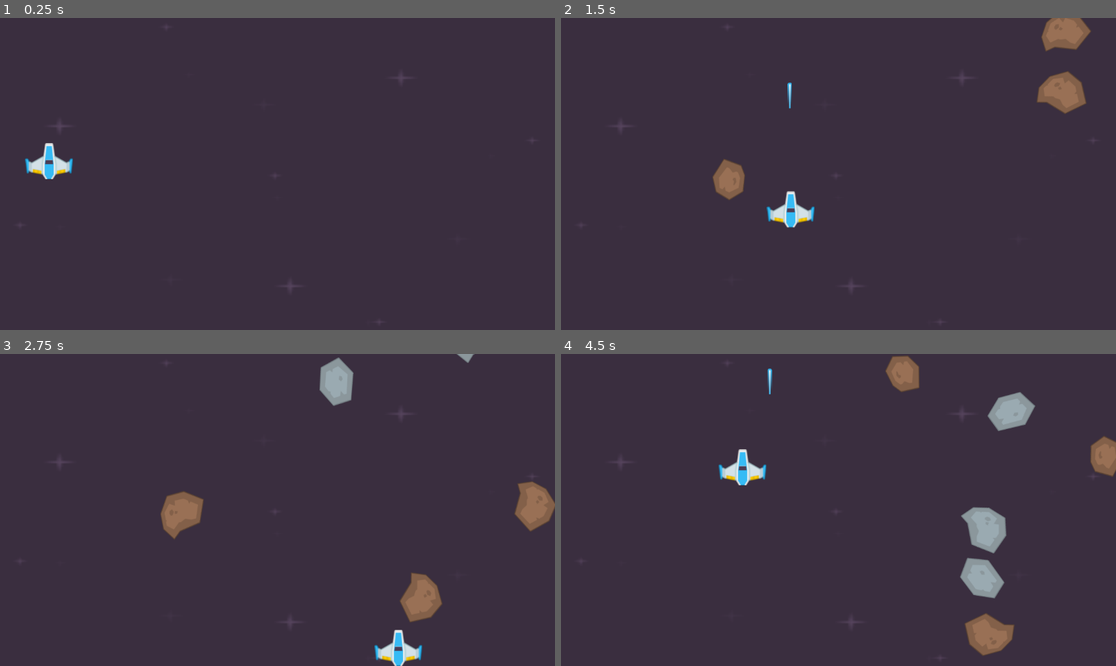
Above: before the commit, frames 1-4 (two rows, left to right).
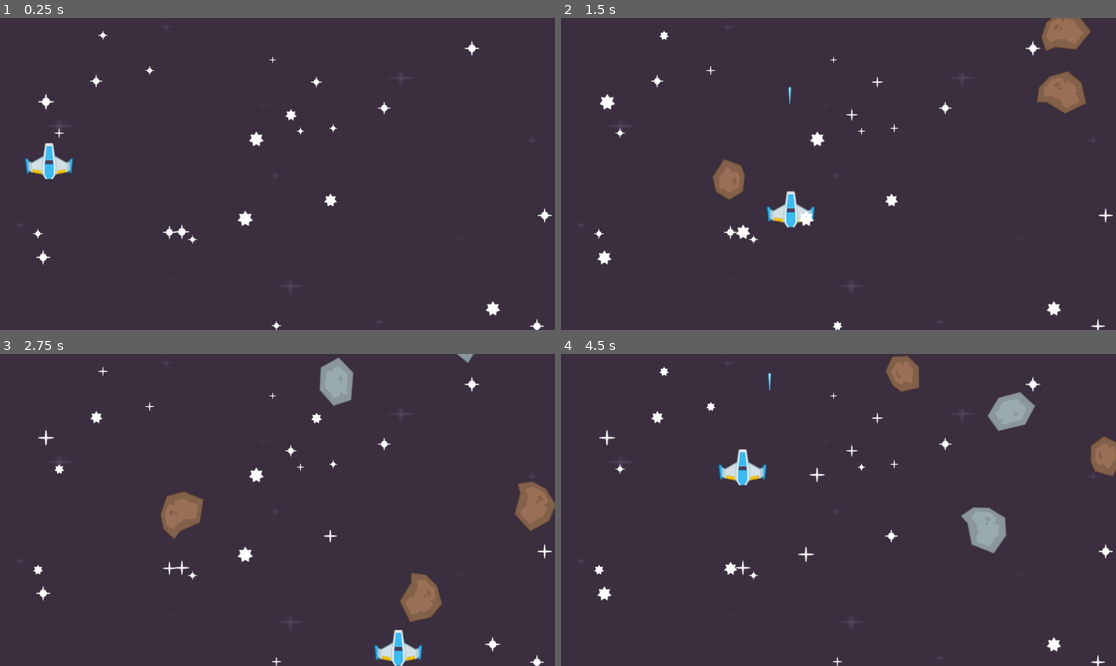
Above: after the commit, the same moments.

Repository: Finnlomm/ErstesGodotProjekt
Game: Godot game, scene res://scenes/level.tscn
Same seed, same stepped clock (60 frames per second), same inputs: the game is played once before the commit and once after it.
Inputs:
- Up to frame 1 (0.25 s): no input
- Up to frame 2 (1.5 s): hold D (Move_right) 0.53-1.28 s; tap Space (Shoot) at 0.6, 1.35 s; hold S (Move_down) from 1.28 s (still down)
- Up to frame 3 (2.75 s): release S (Move_down) at 2.03 s; hold D (Move_right) from 2.03 s (still down); tap Space (Shoot) at 2.1 s
- Up to frame 4 (4.5 s): release D (Move_right) at 2.78 s; hold W (Move_up) 2.78-3.53 s; tap Space (Shoot) at 2.85, 3.6, 4.35 s; hold A (Move_left) from 3.53 s (still down)

The runs differ from the first frame. In frame 1, 0.9% of the frame differs, in the area x 5-100%, y 4-100%; in frame 2, 1.0%; in frame 3, 0.8%; in frame 4, 2.4%, in the area x 6-100%, y 4-100%.

Commit message:
Sterne hinzugefügt und Laseranimation

Diff:
--- a/scenes/laser.gd
+++ b/scenes/laser.gd
@@ -2,6 +2,10 @@
 
 @export var speed = 1000
 
+func _ready():
+	var tween = create_tween()
+	tween.tween_property($Sprite2D, "scale", Vector2(1,1), 0.2).from(Vector2(0,0))
+
 # Called every frame. 'delta' is the elapsed time since the previous frame.
 func _process(delta: float) -> void:
 	position.y -= delta * speed
--- a/scenes/level.gd
+++ b/scenes/level.gd
@@ -7,6 +7,20 @@
 func _ready():
 	pass  # Timer startet automatisch, da 'Autostart' aktiviert ist
 
+	#stars
+	var size := get_viewport().get_visible_rect().size
+	var rng = RandomNumberGenerator.new()
+	for star in $Stars.get_children():
+		var random_x = rng.randi_range(0, int(size.x))
+		var random_y = rng.randi_range(0, int(size.y))
+		star.position = Vector2(random_x, random_y)
+
+		#scale
+		var random_scale = rng.randf_range(0.5,1.5)
+		star.scale = Vector2(random_scale, random_scale)
+
+		#speed
+		star.speed_scale = rng.randf_range(0.6, 2)
 func _on_meteor_timer_timeout() -> void:
 	var meteor = meteor_scene.instantiate()
 	$Meteors.add_child(meteor)
--- a/scenes/level.tscn
+++ b/scenes/level.tscn
@@ -3,6 +3,27 @@
 [ext_resource type="Script" uid="uid://bl7gkqugmrtjo" path="res://scenes/level.gd" id="1_evuum"]
 [ext_resource type="Texture2D" uid="uid://pyyks2hk2fcn" path="res://assets/Backgrounds/darkPurple.png" id="1_ks4kh"]
 [ext_resource type="PackedScene" uid="uid://cex568c6nms1" path="res://scenes/player.tscn" id="2_emnr6"]
+[ext_resource type="PackedScene" uid="uid://dc5n8hw4wsr47" path="res://scenes/stars.tscn" id="4_mx8sn"]
+[ext_resource type="Texture2D" uid="uid://c7ua72y134w2i" path="res://assets/PNG/Effects/star1.png" id="5_b121j"]
+[ext_resource type="Texture2D" uid="uid://t3jf2x28br1v" path="res://assets/PNG/Effects/star2.png" id="6_8c41q"]
+[ext_resource type="Texture2D" uid="uid://cnjkxrkre1bw5" path="res://assets/PNG/Effects/star3.png" id="7_olg7q"]
+
+[sub_resource type="SpriteFrames" id="SpriteFrames_klq6b"]
+animations = [{
+"frames": [{
+"duration": 1.0,
+"texture": ExtResource("5_b121j")
+}, {
+"duration": 1.0,
+"texture": ExtResource("6_8c41q")
+}, {
+"duration": 1.0,
+"texture": ExtResource("7_olg7q")
+}],
+"loop": true,
+"name": &"default",
+"speed": 5.0
+}]
 
 [sub_resource type="RectangleShape2D" id="RectangleShape2D_ybbgn"]
 size = Vector2(60, 647)
@@ -21,6 +42,169 @@
 [node name="Player" parent="." unique_id=1897280640 instance=ExtResource("2_emnr6")]
 position = Vector2(38, 226)
 
+[node name="Stars" parent="." unique_id=1630739650 instance=ExtResource("4_mx8sn")]
+
+[node name="AnimatedSprite2D2" type="AnimatedSprite2D" parent="Stars" unique_id=1649043501]
+position = Vector2(160.375, 56)
+scale = Vector2(0.6100006, 0.7500001)
+sprite_frames = SubResource("SpriteFrames_klq6b")
+autoplay = "default"
+frame_progress = 0.8478659
+
+[node name="AnimatedSprite2D3" type="AnimatedSprite2D" parent="Stars" unique_id=1911084340]
+position = Vector2(160.375, 56)
+scale = Vector2(0.6100006, 0.7500001)
+sprite_frames = SubResource("SpriteFrames_klq6b")
+autoplay = "default"
+frame_progress = 0.23795128
+
+[node name="AnimatedSprite2D4" type="AnimatedSprite2D" parent="Stars" unique_id=569788454]
+position = Vector2(160.375, 56)
+scale = Vector2(0.6100006, 0.7500001)
+sprite_frames = SubResource("SpriteFrames_klq6b")
+autoplay = "default"
+frame_progress = 0.23795128
+
+[node name="AnimatedSprite2D5" type="AnimatedSprite2D" parent="Stars" unique_id=1443357534]
+position = Vector2(160.375, 56)
+scale = Vector2(0.6100006, 0.7500001)
+sprite_frames = SubResource("SpriteFrames_klq6b")
+autoplay = "default"
+frame_progress = 0.23795128
+
+[node name="AnimatedSprite2D6" type="AnimatedSprite2D" parent="Stars" unique_id=1634216481]
+position = Vector2(160.375, 56)
+scale = Vector2(0.6100006, 0.7500001)
+sprite_frames = SubResource("SpriteFrames_klq6b")
+autoplay = "default"
+frame_progress = 0.23795128
+
+[node name="AnimatedSprite2D7" type="AnimatedSprite2D" parent="Stars" unique_id=250012268]
+position = Vector2(160.375, 56)
+scale = Vector2(0.6100006, 0.7500001)
+sprite_frames = SubResource("SpriteFrames_klq6b")
+autoplay = "default"
+frame_progress = 0.23795128
+
+[node name="AnimatedSprite2D8" type="AnimatedSprite2D" parent="Stars" unique_id=1838614124]
+position = Vector2(160.375, 56)
+scale = Vector2(0.6100006, 0.7500001)
+sprite_frames = SubResource("SpriteFrames_klq6b")
+autoplay = "default"
+frame_progress = 0.23795128
+
+[node name="AnimatedSprite2D9" type="AnimatedSprite2D" parent="Stars" unique_id=908137347]
+position = Vector2(160.375, 56)
+scale = Vector2(0.6100006, 0.7500001)
+sprite_frames = SubResource("SpriteFrames_klq6b")
+autoplay = "default"
+frame_progress = 0.23795128
+
+[node name="AnimatedSprite2D10" type="AnimatedSprite2D" parent="Stars" unique_id=683518233]
+position = Vector2(160.375, 56)
+scale = Vector2(0.6100006, 0.7500001)
+sprite_frames = SubResource("SpriteFrames_klq6b")
+autoplay = "default"
+frame_progress = 0.23795128
+
+[node name="AnimatedSprite2D11" type="AnimatedSprite2D" parent="Stars" unique_id=842064000]
+position = Vector2(160.375, 56)
+scale = Vector2(0.6100006, 0.7500001)
+sprite_frames = SubResource("SpriteFrames_klq6b")
+autoplay = "default"
+frame_progress = 0.23795128
+
+[node name="AnimatedSprite2D12" type="AnimatedSprite2D" parent="Stars" unique_id=606943485]
+position = Vector2(160.375, 56)
+scale = Vector2(0.6100006, 0.7500001)
+sprite_frames = SubResource("SpriteFrames_klq6b")
+autoplay = "default"
+frame_progress = 0.23795128
+
+[node name="AnimatedSprite2D13" type="AnimatedSprite2D" parent="Stars" unique_id=1896866718]
+position = Vector2(160.375, 56)
+scale = Vector2(0.6100006, 0.7500001)
+sprite_frames = SubResource("SpriteFrames_klq6b")
+autoplay = "default"
+frame_progress = 0.23795128
+
+[node name="AnimatedSprite2D14" type="AnimatedSprite2D" parent="Stars" unique_id=2085751269]
+position = Vector2(160.375, 56)
+scale = Vector2(0.6100006, 0.7500001)
+sprite_frames = SubResource("SpriteFrames_klq6b")
+autoplay = "default"
+frame_progress = 0.23795128
+
+[node name="AnimatedSprite2D15" type="AnimatedSprite2D" parent="Stars" unique_id=275446415]
+position = Vector2(160.375, 56)
+scale = Vector2(0.6100006, 0.7500001)
+sprite_frames = SubResource("SpriteFrames_klq6b")
+autoplay = "default"
+frame_progress = 0.23795128
+
+[node name="AnimatedSprite2D16" type="AnimatedSprite2D" parent="Stars" unique_id=811739976]
+position = Vector2(160.375, 56)
+scale = Vector2(0.6100006, 0.7500001)
+sprite_frames = SubResource("SpriteFrames_klq6b")
+autoplay = "default"
+frame_progress = 0.23795128
+
+[node name="AnimatedSprite2D17" type="AnimatedSprite2D" parent="Stars" unique_id=1047289468]
+position = Vector2(160.375, 56)
+scale = Vector2(0.6100006, 0.7500001)
+sprite_frames = SubResource("SpriteFrames_klq6b")
+autoplay = "default"
+frame_progress = 0.23795128
+
+[node name="AnimatedSprite2D18" type="AnimatedSprite2D" parent="Stars" unique_id=1061360792]
+position = Vector2(160.375, 56)
+scale = Vector2(0.6100006, 0.7500001)
+sprite_frames = SubResource("SpriteFrames_klq6b")
+autoplay = "default"
+frame_progress = 0.23795128
+
+[node name="AnimatedSprite2D19" type="AnimatedSprite2D" parent="Stars" unique_id=1897159894]
+position = Vector2(160.375, 56)
+scale = Vector2(0.6100006, 0.7500001)
+sprite_frames = SubResource("SpriteFrames_klq6b")
+autoplay = "default"
+frame_progress = 0.23795128
+
+[node name="AnimatedSprite2D20" type="AnimatedSprite2D" parent="Stars" unique_id=2099715322]
+position = Vector2(160.375, 56)
+scale = Vector2(0.6100006, 0.7500001)
+sprite_frames = SubResource("SpriteFrames_klq6b")
+autoplay = "default"
+frame_progress = 0.23795128
+
+[node name="AnimatedSprite2D21" type="AnimatedSprite2D" parent="Stars" unique_id=1762638842]
+position = Vector2(160.375, 56)
+scale = Vector2(0.6100006, 0.7500001)
+sprite_frames = SubResource("SpriteFrames_klq6b")
+autoplay = "default"
+frame_progress = 0.23795128
+
+[node name="AnimatedSprite2D22" type="AnimatedSprite2D" parent="Stars" unique_id=778221816]
+position = Vector2(160.375, 56)
+scale = Vector2(0.6100006, 0.7500001)
+sprite_frames = SubResource("SpriteFrames_klq6b")
+autoplay = "default"
+frame_progress = 0.23795128
+
+[node name="AnimatedSprite2D23" type="AnimatedSprite2D" parent="Stars" unique_id=440550354]
+position = Vector2(160.375, 56)
+scale = Vector2(0.6100006, 0.7500001)
+sprite_frames = SubResource("SpriteFrames_klq6b")
+autoplay = "default"
+frame_progress = 0.23795128
+
+[node name="AnimatedSprite2D24" type="AnimatedSprite2D" parent="Stars" unique_id=1302654313]
+position = Vector2(160.375, 56)
+scale = Vector2(0.6100006, 0.7500001)
+sprite_frames = SubResource("SpriteFrames_klq6b")
+autoplay = "default"
+frame_progress = 0.23795128
+
 [node name="Borders" type="Node2D" parent="." unique_id=159955447]
 
 [node name="StaticBody2D" type="StaticBody2D" parent="Borders" unique_id=415818324]
--- a/scenes/meteor.gd
+++ b/scenes/meteor.gd
@@ -19,7 +19,7 @@
 		$Meteor.texture = meteor_sprites[rng.randi() % meteor_sprites.size()]
 
 	# Zufällige Geschwindigkeit
-	speed = rng.randf_range(min_speed, max_speed)
+	speed = rng.randf_range(float(min_speed), float(max_speed))
 
 	# Zufällige Richtung (leicht schräg nach unten)
 	var random_angle = rng.randf_range(-0.5, 0.5)
@@ -37,5 +37,6 @@
 	position += direction * speed * delta
 	rotation_degrees += rotation_speed * delta
 
-func _on_body_entered() -> void:
+func _on_body_entered(body: Node2D) -> void:
+	print("Kollision mit: " + body.name)
 	queue_free()
--- /dev/null
+++ b/scenes/stars.tscn
@@ -0,0 +1,30 @@
+[gd_scene format=3 uid="uid://dc5n8hw4wsr47"]
+
+[ext_resource type="Texture2D" uid="uid://c7ua72y134w2i" path="res://assets/PNG/Effects/star1.png" id="2_b87vc"]
+[ext_resource type="Texture2D" uid="uid://t3jf2x28br1v" path="res://assets/PNG/Effects/star2.png" id="3_uxhsd"]
+[ext_resource type="Texture2D" uid="uid://cnjkxrkre1bw5" path="res://assets/PNG/Effects/star3.png" id="4_qov51"]
+
+[sub_resource type="SpriteFrames" id="SpriteFrames_t1rx8"]
+animations = [{
+"frames": [{
+"duration": 1.0,
+"texture": ExtResource("2_b87vc")
+}, {
+"duration": 1.0,
+"texture": ExtResource("3_uxhsd")
+}, {
+"duration": 1.0,
+"texture": ExtResource("4_qov51")
+}],
+"loop": true,
+"name": &"default",
+"speed": 4.0
+}]
+
+[node name="Stars" type="Node2D" unique_id=1630739650]
+
+[node name="AnimatedSprite2D" type="AnimatedSprite2D" parent="." unique_id=1019438938]
+position = Vector2(469.5, 71.25)
+scale = Vector2(1.1250006, 0.9791669)
+sprite_frames = SubResource("SpriteFrames_t1rx8")
+frame_progress = 0.43545112
